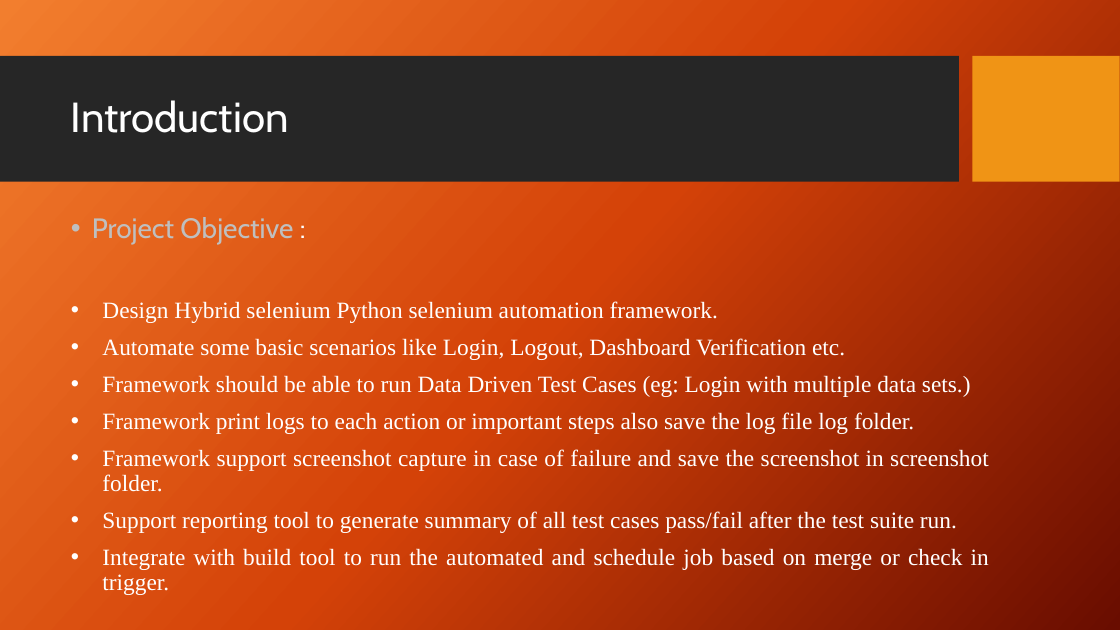
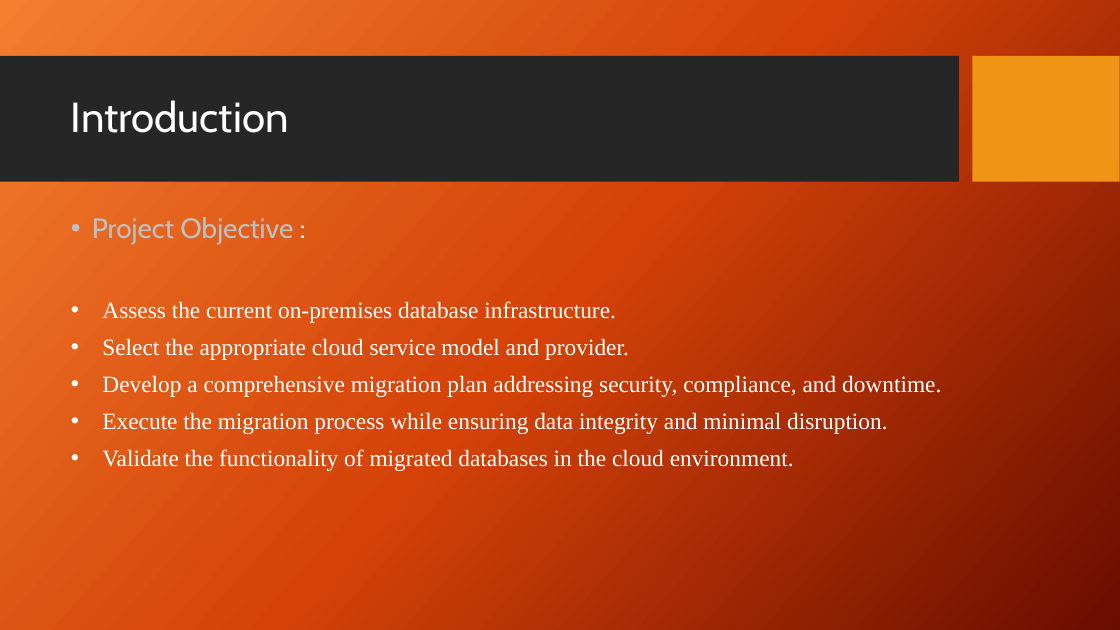
Before and after one commit to ShelkeAkshay-2022mt93331/dissertation, a slide deck: slide 5 of 7_Reports/3_Final_PPT/2022mt93331.pptx. Drawn at 1120x630 pixels with LibreOffice and Linux fonts; fonts in the diff are those of the drawing; background and template pictures are left out. Boxes give left, top, right and bottom in pixels: in the first picture for what was removed or moved away, otherwise in the second. Text is boxed around its words. In the diff, an @@ line names an element or a change of style, - is before the commit and + after.

```diff
--- a/7_Reports/3_Final_PPT/2022mt93331.pptx
+++ b/7_Reports/3_Final_PPT/2022mt93331.pptx
@@ text at [102, 301, 941, 471]: text changed @@
-• Design Hybrid selenium Python selenium automation framework.
-• Automate some basic scenarios like Login, Logout, Dashboard Verification etc.
-• Framework should be able to run Data Driven Test Cases (eg: Login with multiple data sets.)
-• Framework print logs to each action or important steps also save the log file log folder.
-• Framework support screenshot capture in case of failure and save the screenshot in screenshot folder.
-• Support reporting tool to generate summary of all test cases pass/fail after the test suite run.
-• Integrate with build tool to run the automated and schedule job based on merge or check in trigger.
+• Assess the current on-premises database infrastructure.
+• Select the appropriate cloud service model and provider.
+• Develop a comprehensive migration plan addressing security, compliance, and downtime.
+• Execute the migration process while ensuring data integrity and minimal disruption.
+• Validate the functionality of migrated databases in the cloud environment.
```
Also in this commit, not shown: 9 other slides changed, 6 slides added, 5 other files.
